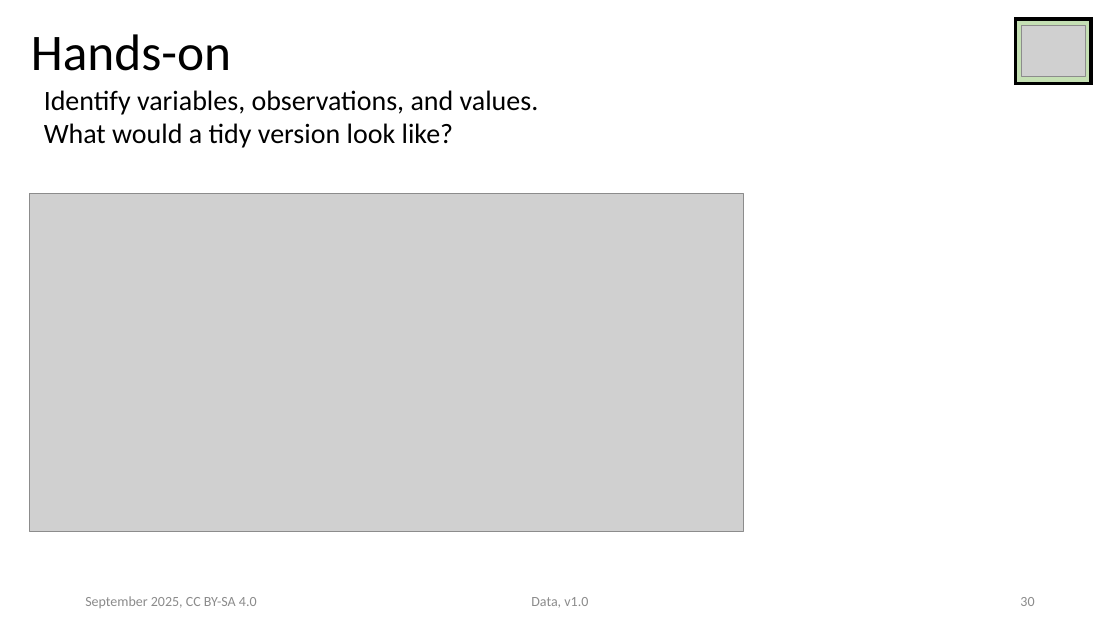
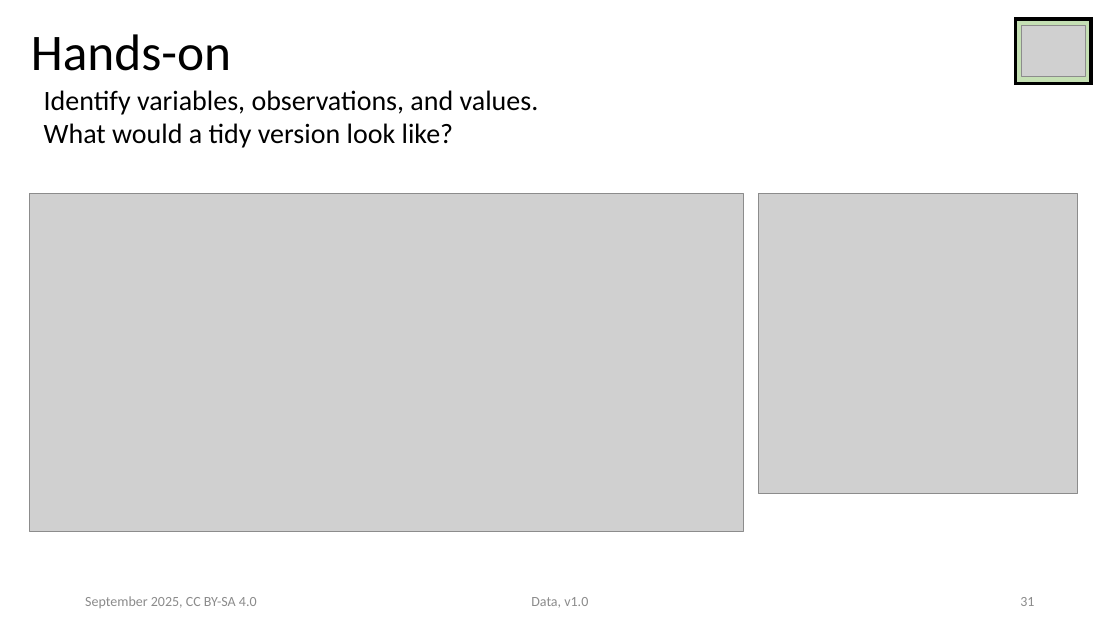
Before and after one commit to ASPP/data_class, a slide deck: slide 31 of tabular_data.pptx (slide 30 before the commit). Drawn at 1120x630 pixels with LibreOffice and Linux fonts; fonts in the diff are those of the drawing; grey boxes stand for pictures. Boxes give left, top, right and bottom in pixels: in the first picture for what was removed or moved away, otherwise in the second. Text is boxed around its words. In the diff, an @@ line names an element or a change of style, - is before the commit and + after.

```diff
--- a/tabular_data.pptx
+++ b/tabular_data.pptx
@@ picture added at box(759, 193, 1078, 493) @@
@@ page number at box(1020, 597, 1034, 606): text changed @@
-30
+31
```
Also in this commit, not shown: 7 other slides changed, 3 other files.
